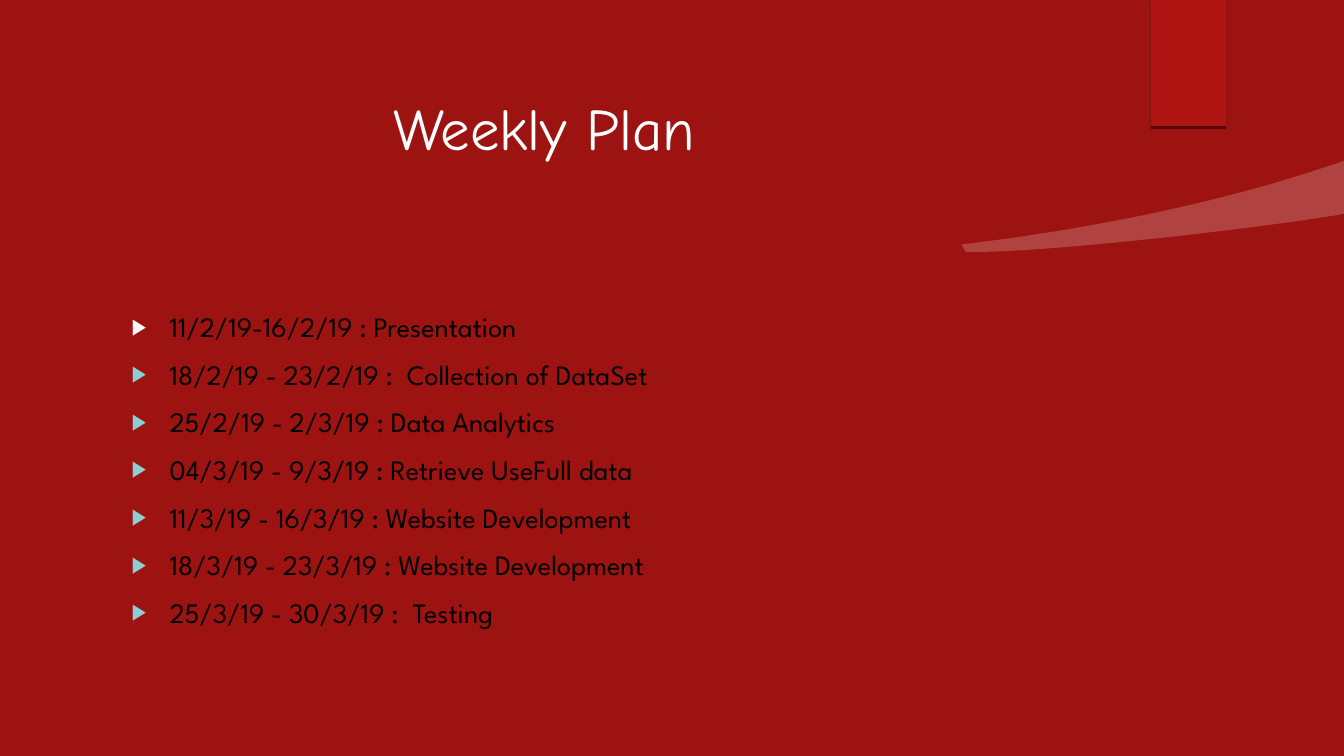
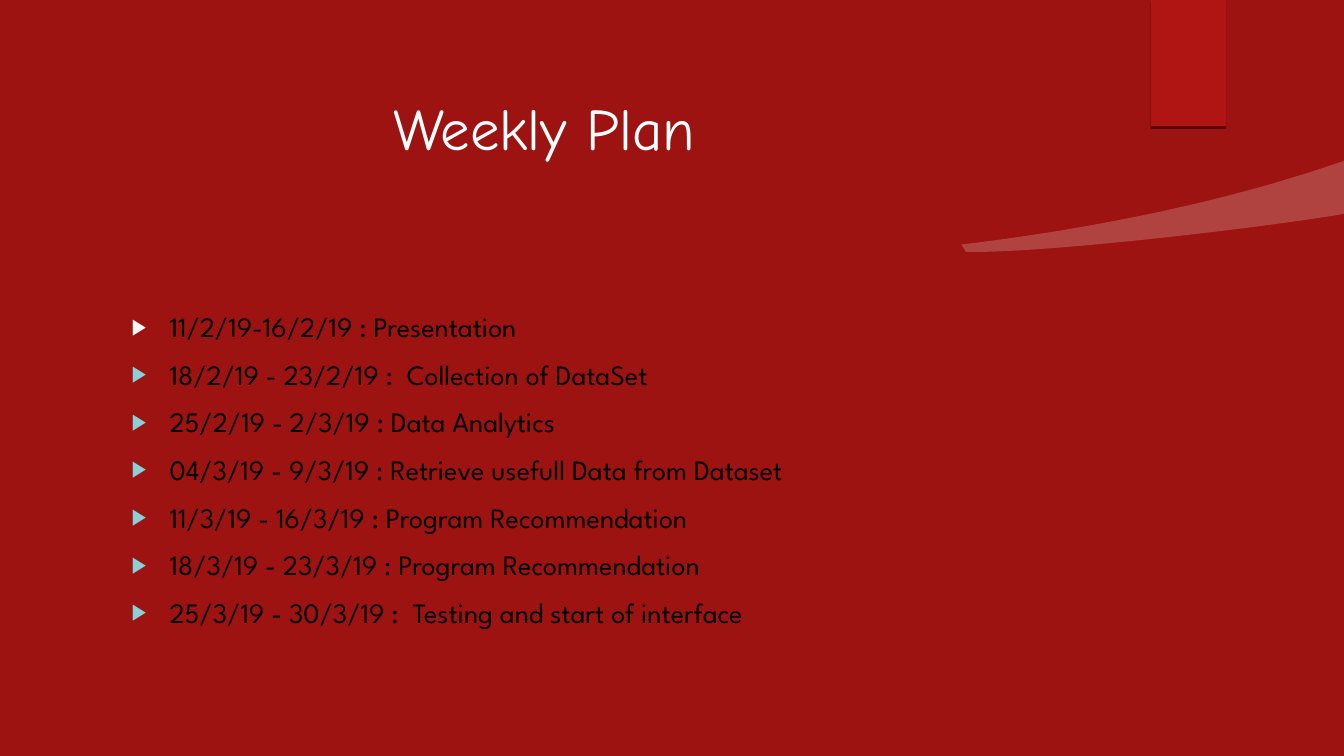
Before and after one commit to suraj2508/Final-year, a slide deck: slide 7 of Presentation2.odp. Drawn at 1344x756 pixels with LibreOffice and Linux fonts; fonts in the diff are those of the drawing. Boxes give left, top, right and bottom in pixels: in the first picture for what was removed or moved away, otherwise in the second. Text is boxed around its words. In the diff, an @@ line names an element or a change of style, - is before the commit and + after.

```diff
--- a/Presentation2.odp
+++ b/Presentation2.odp
@@ text at bbox=[170, 460, 782, 629]: text changed @@
-▶ 04/3/19 - 9/3/19 : Retrieve UseFull data
-▶ 11/3/19 - 16/3/19 : Website Development
-▶ 18/3/19 - 23/3/19 : Website Development
-▶ 25/3/19 - 30/3/19 : Testing
+▶ 04/3/19 - 9/3/19 : Retrieve usefull Data from Dataset
+▶ 11/3/19 - 16/3/19 : Program Recommendation
+▶ 18/3/19 - 23/3/19 : Program Recommendation
+▶ 25/3/19 - 30/3/19 : Testing and start of interface
```
